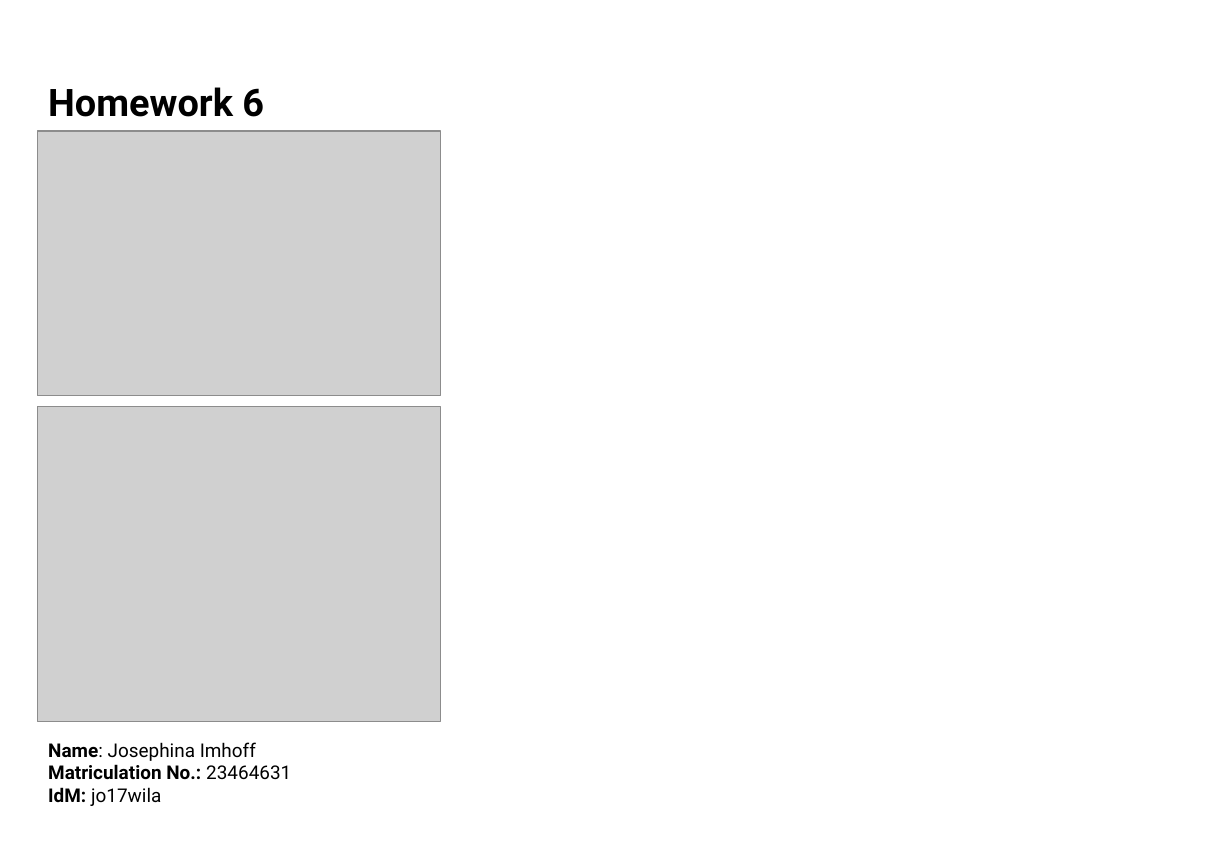
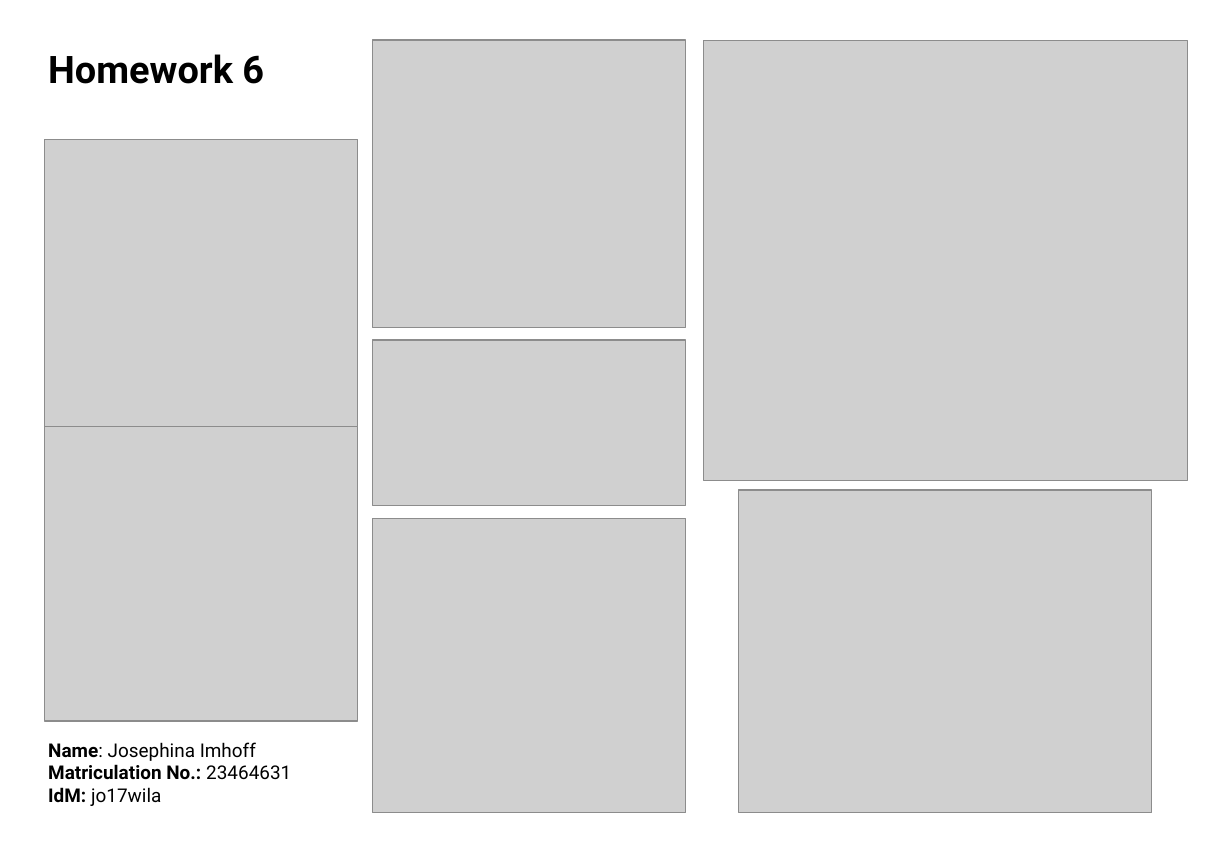
Before and after one commit to jo-phina/HW, a slide deck: slide 1 of HW6/DSSS_HW6_JImhoff.pptx. Drawn at 1232x853 pixels with LibreOffice and Linux fonts; fonts in the diff are those of the drawing; grey boxes stand for pictures. Boxes give left, top, right and bottom in pixels: in the first picture for what was removed or moved away, otherwise in the second. Text is boxed around its words. In the diff, an @@ line names an element or a change of style, - is before the commit and + after.

Commit message:
finished HW6, finished slide for handing in

```diff
--- a/HW6/DSSS_HW6_JImhoff.pptx
+++ b/HW6/DSSS_HW6_JImhoff.pptx
@@ text "Homework 6": place and size @@
-text "Homework 6" at (48,87,264,117)
+text "Homework 6" at (48,54,264,84)
@@ picture added at (372,40,686,328) @@
@@ picture added at (703,40,1188,480) @@
@@ picture: place and size @@
-picture at (38,131,440,396)
+picture at (44,139,358,427)
@@ picture added at (372,340,686,506) @@
@@ picture added at (44,427,358,721) @@
@@ picture: place and size @@
-picture at (38,407,440,722)
+picture at (739,490,1152,813)
@@ picture added at (372,519,686,813) @@
```
Also in this commit, not shown: 5 other files.
